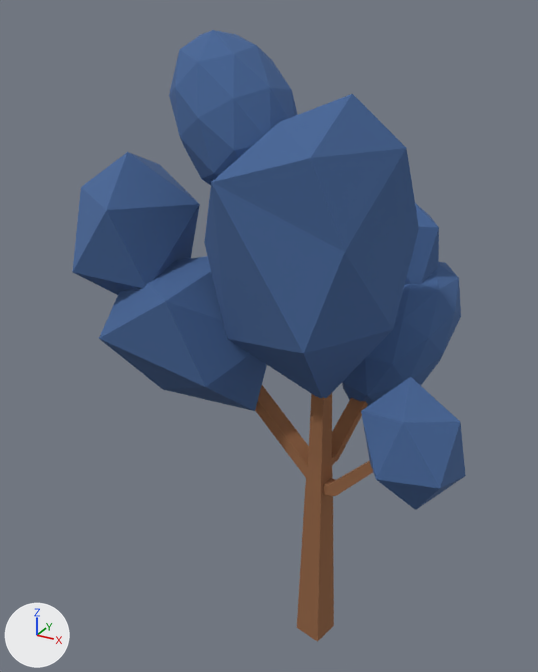
One commit to the glTF model assets/models/trees/tree-winter-complete/tree-winter-complete-1-001.glb: the scene before it, then after it.
Before and after are seen from a 50 mm camera at (1.296, -1.987, 4.753) aimed at (0.329, -0.228, 3.874). The lights are fixed; the arrows at lower left show +X, +Y and +Z. The picture after the commit comes second. Where no turn or scale is listed for an object, it has been applied to the vertices. Vertices at exactly the same position are counted once.

Script lines for the objects in view, before the commit:
```python
me_object_229 = bpy.data.meshes.new('Object_229')
me_object_229.from_pydata(...)  # 146 vertices, 264 faces; spans x -0.665..0.502, y -0.344..0.431, z -0.504..0.571
me_object_229.materials.append(mat_light_blue)  # blue #466697
me_object_230 = bpy.data.meshes.new('Object_230')
me_object_230.from_pydata(...)  # 48 vertices, 92 faces; spans x -0.28..0.224, y -0.08..0.166, z -0.614..0.345
me_object_230.materials.append(mat_brown_002)  # brown #956543
ob_object_413 = bpy.data.objects.new('Object_413', me_object_229)
ob_object_413.location = (0.476, -0.253, 4.136)
ob_object_415 = bpy.data.objects.new('Object_415', me_object_230)
ob_object_415.location = (0.578, -0.352, 3.584)
```
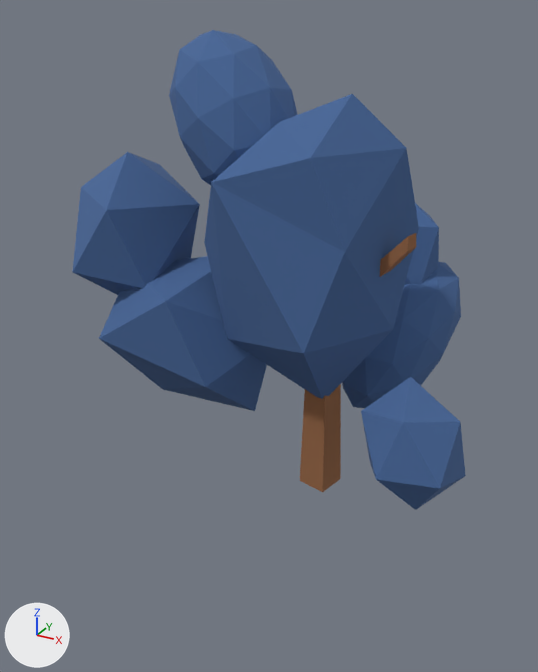
The newer file is also turned or shifted as a whole; pictures and numbers use the older file's frame.

Boxes [x1, y1, x2, y2] around the edits, measured in the pictures (538 x 672 px):
'Object_415', moved
    before: [255, 385, 373, 642]
    after: [300, 233, 416, 492]

The change, as a list of edits to the scene's bpy script:
```text
Change me_object_230:
    used by ob_object_415; location = (0.578, -0.352, 3.584)
    remove me_object_230.from_pydata(...)  # 48 vertices, 92 faces; spans x -0.28..0.224, y -0.08..0.166, z -0.614..0.345
    add me_object_230.from_pydata(...)  # 48 vertices, 92 faces; spans x -0.28..0.224, y -0.08..0.166, z -0.063..0.897
    me_object_230 part 1: the whole mesh is moved by (0.0, 0.0, 0.551)
```
